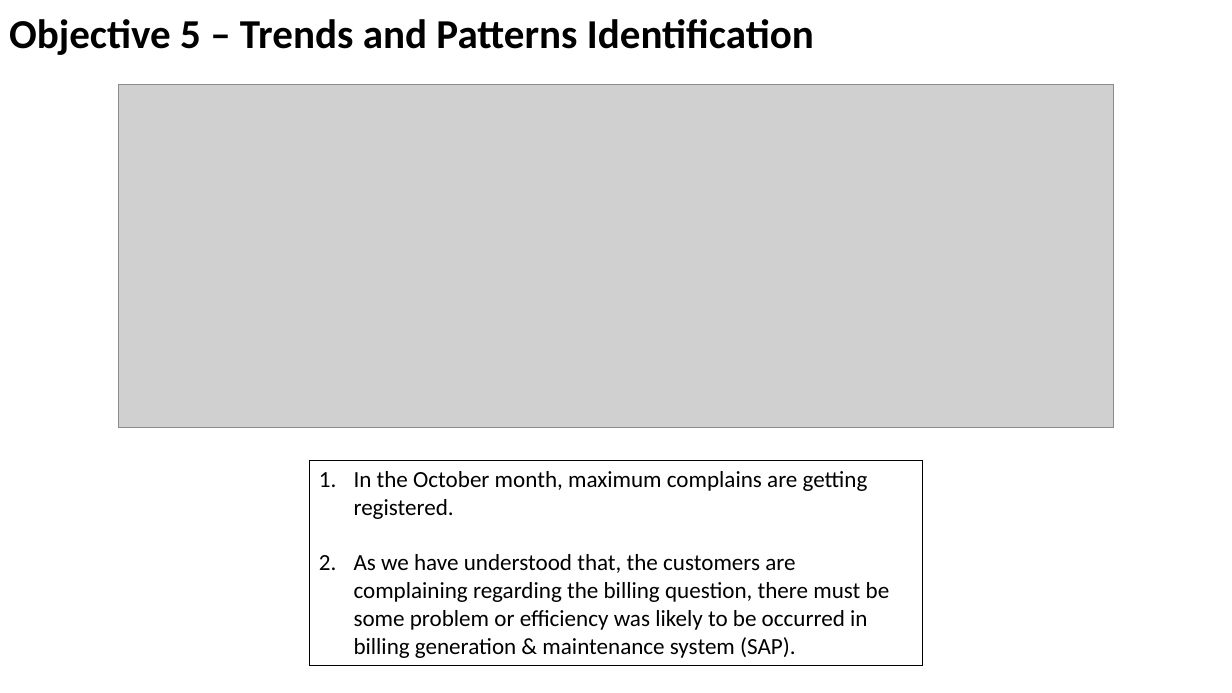
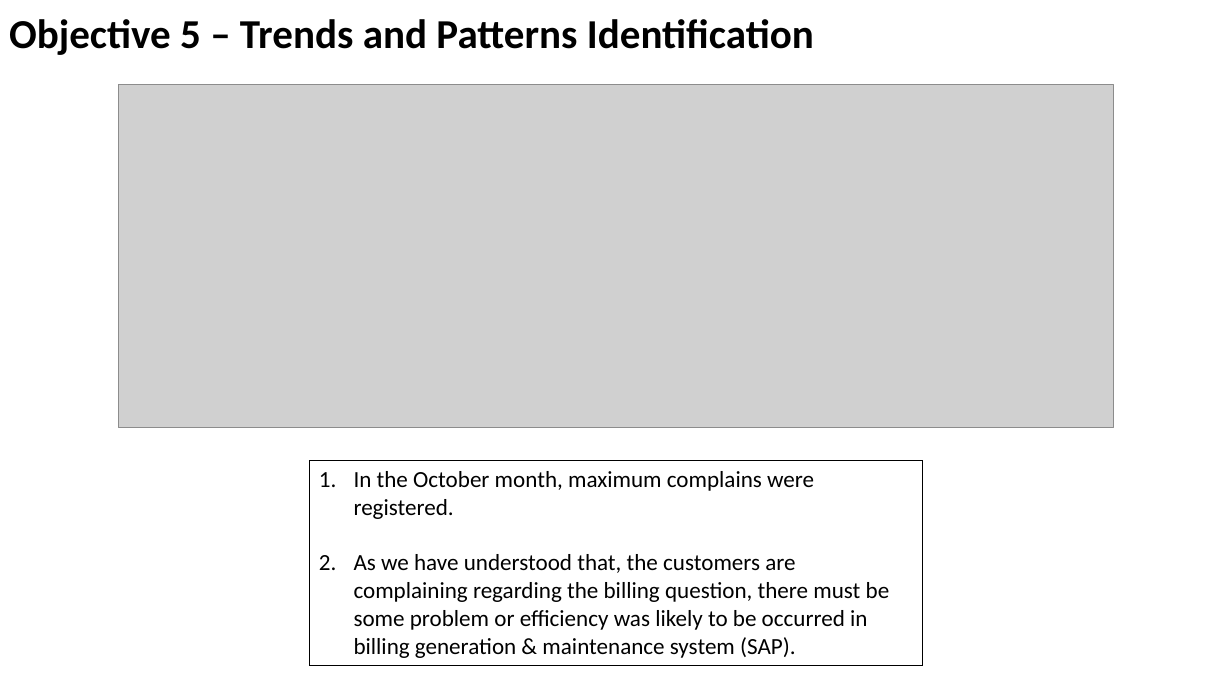
Before and after one commit to Aniruddhakhedkar/Analysis_of_Customer_Service_Data_for_an_E-commerce_Company_Nile, a slide deck: slide 9 of Findings_Analysis of Customer Service Data_E-commerce Company_Nile.pptx. Drawn at 1232x693 pixels with LibreOffice and Linux fonts; fonts in the diff are those of the drawing; grey boxes stand for pictures. Boxes give left, top, right and bottom in pixels: in the first picture for what was removed or moved away, otherwise in the second. Text is boxed around its words. In the diff, an @@ line names an element or a change of style, - is before the commit and + after.

```diff
--- a/Findings_Analysis of Customer Service Data_E-commerce Company_Nile.pptx
+++ b/Findings_Analysis of Customer Service Data_E-commerce Company_Nile.pptx
@@ text in rectangle at (x1=354, y1=471, x2=814, y2=519): text changed @@
-1. In the October month, maximum complains are getting registered.
+1. In the October month, maximum complains were registered.
```
Also in this commit, not shown: 7 other slides changed, 1 slide added, 1 slide removed.
